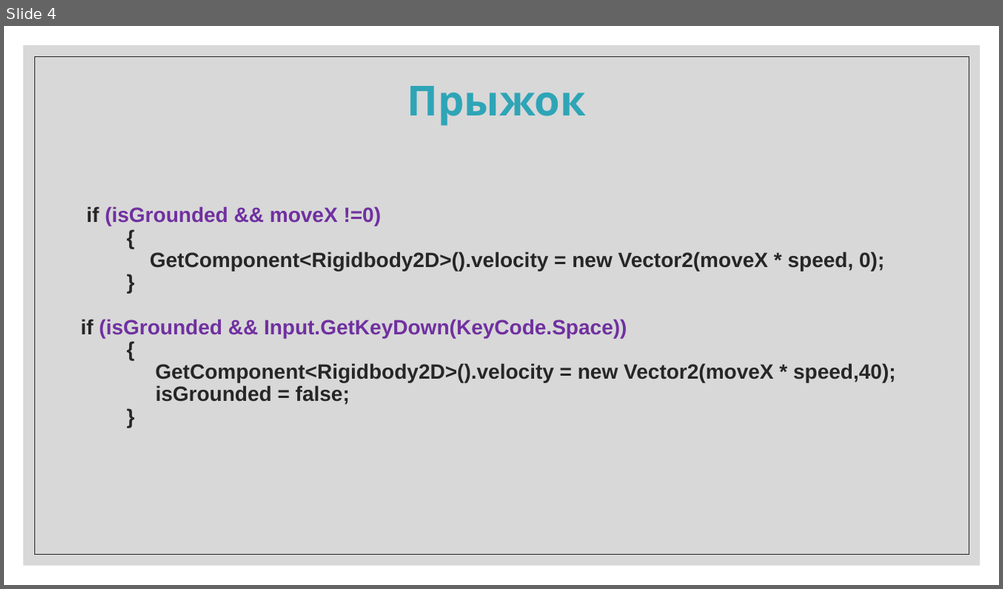
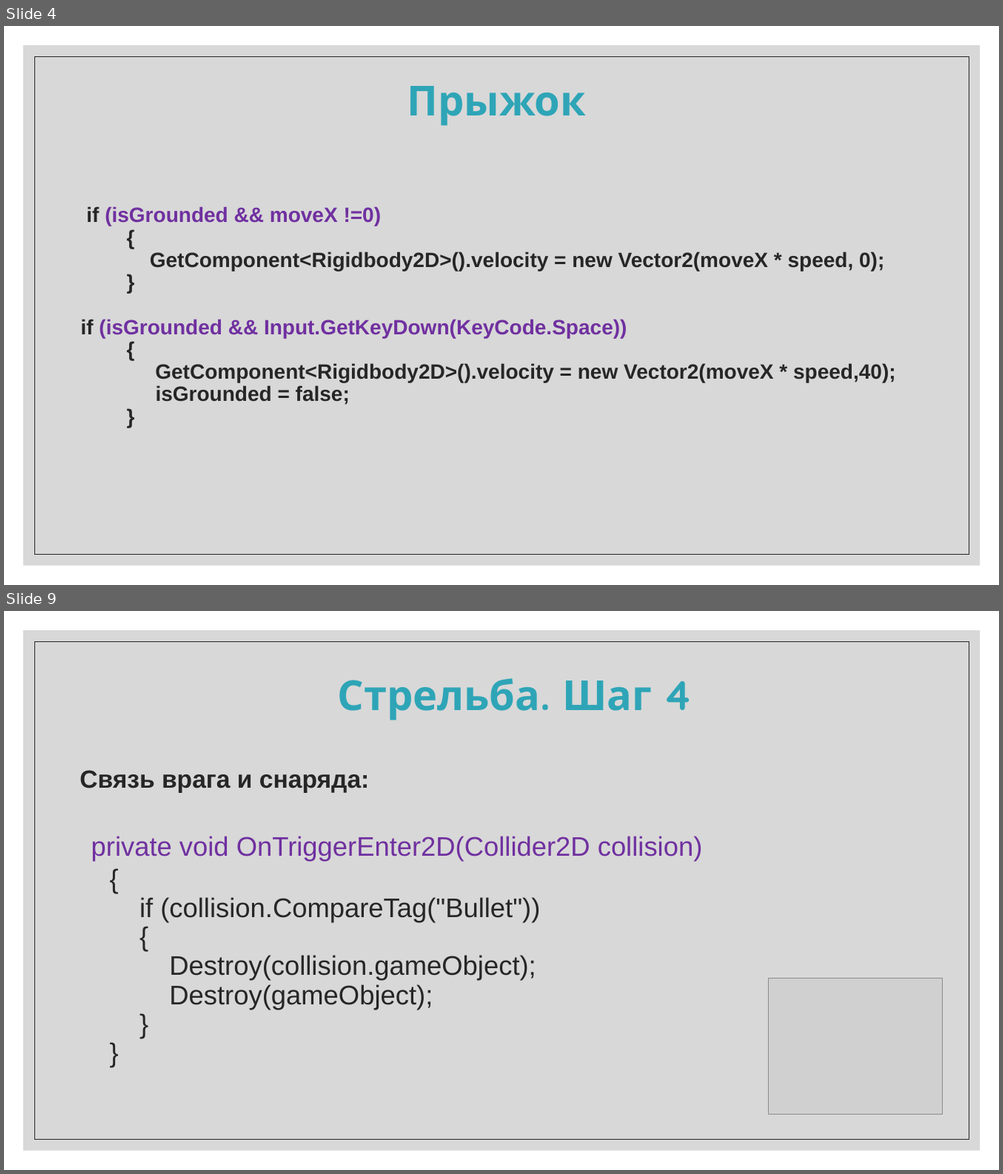
Before and after one commit to IriEfremova/LessonsCube, a slide deck: Unity/Lesson12/Jump.pptx. Shown one above the other, each under a label of ours: slide 4 before the commit, slides 4 and 9 after it; the slides between them are not shown. The pictures are 1003x589 and 1003x1174 pixels, drawn with LibreOffice and Linux fonts; fonts in the diff are those of the drawing; grey boxes stand for pictures. Boxes give left, top, right and bottom in pixels: in the first picture for what was removed or moved away, otherwise in the second. Text is boxed around its words. In the diff, an @@ line names an element or a change of style, - is before the commit and + after.

```diff
--- a/Unity/Lesson12/Jump.pptx
+++ b/Unity/Lesson12/Jump.pptx
@@ slide 9 added at (x1=4, y1=611, x2=999, y2=1170), background #FFFFFF; not listed: 2 template elements that a slide beside it also shows @@
@@ title added at (x1=338, y1=678, x2=693, y2=721), 40 pt, text #2EA5B7, bold @@
+Стрельба. Шаг 4
@@ text added at (x1=79, y1=770, x2=703, y2=1010), 26 pt, text #262626 @@
+Связь врага и снаряда:
+private void OnTriggerEnter2D(Collider2D collision)
+{
+if (collision.CompareTag("Bullet"))
+{
+Destroy(collision.gameObject);
+Destroy(gameObject);
+}
+}
@@ picture added at (x1=768, y1=979, x2=942, y2=1115) @@
```
Also in this commit, not shown: 1 slide changed, 4 other slides added, 7 other files.
